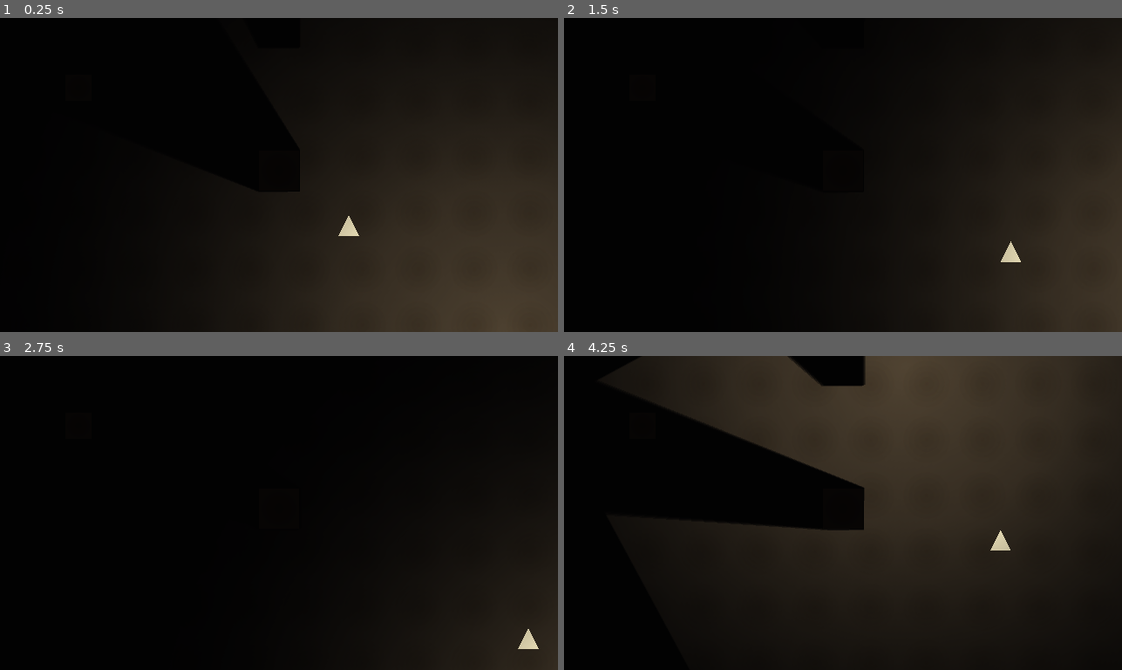
Above: before the commit, frames 1-4 (two rows, left to right).
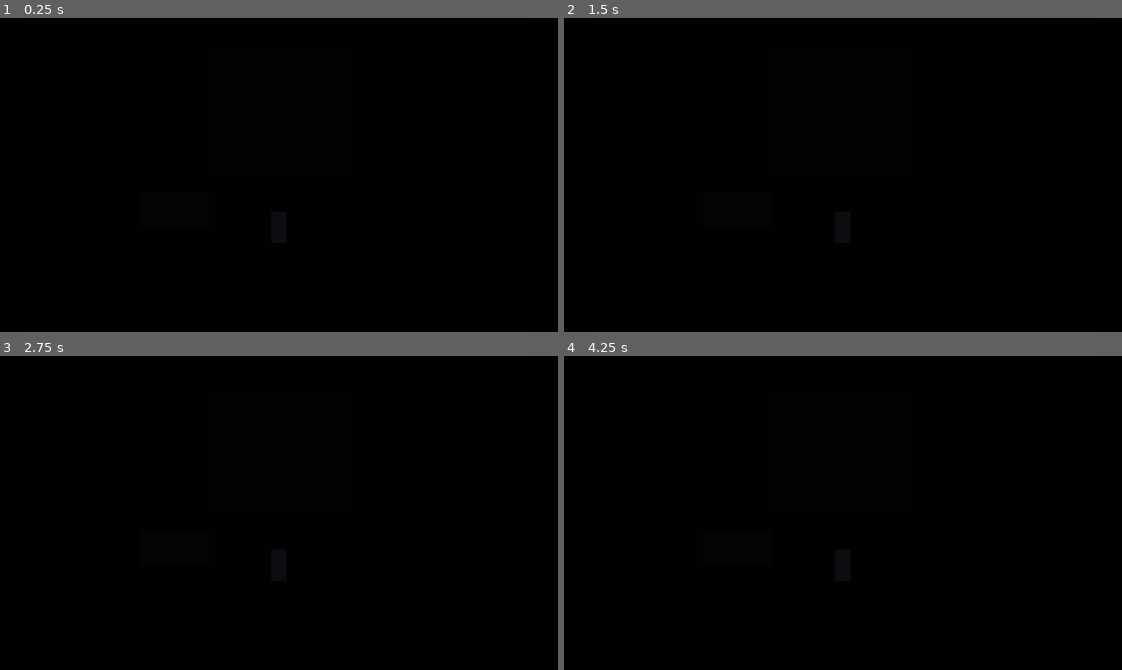
Above: after the commit, the same moments.

Repository: mitomegu03/MitoGit
Game: Godot game, scene res://scenes/side_test.tscn
Two runs of this game, one before a commit and one after it. Both use one fixed random seed, a clock stepped at 60 frames per second and the inputs below. Before the commit the project starts from res://scenes/test_room.tscn.
Inputs (mouse positions are in pixels of both pictures, inside the frame that each line leads up to):
- Up to frame 1 (0.25 s): no input
- Up to frame 2 (1.5 s): tap Enter (ui_accept) at 0.5, 0.77 s; move the mouse to (965, 159) at 0.52 s; hold D (ui_right) 0.53-1.28 s; move the mouse to (731, 190) at 1.27 s; hold S (ui_down) from 1.28 s (still down)
- Up to frame 3 (2.75 s): tap Enter (ui_accept) at 1.52 s; move the mouse to (334, 443) at 2.02 s; release S (ui_down) at 2.03 s; hold D (ui_right) from 2.03 s (still down)
- Up to frame 4 (4.25 s): move the mouse to (815, 575) at 2.77 s; release D (ui_right) at 2.78 s; hold W (ui_up) 2.78-3.53 s; tap Enter (ui_accept) at 3.02, 3.77 s; move the mouse to (1010, 560) at 3.52 s; hold A (ui_left) from 3.53 s (still down)

The runs differ from the first frame. In frame 1, 38% of the frame differs, in the area x 41-100%, y 15-100%; in frame 2, 25%; in frame 3, 6.8%; in frame 4, 55%, in the area x 11-100%, y 0-93%.

Commit message:
Last Sync: 2026-08-08 00:35 (Mobile)

Diff:
--- a/projects/01_horror-game/godot/project.godot
+++ b/projects/01_horror-game/godot/project.godot
@@ -22,7 +22,7 @@
 クォータービュー探索 + 1人称調査画面"
 config/version="0.1.0"
 config/tags=["horror", "pixel_art", "mystery"]
-run/main_scene="res://scenes/test_room.tscn"
+run/main_scene="res://scenes/side_test.tscn"
 config/features=PackedStringArray("4.7")
 config/icon="res://assets/images/icon.png"
 
